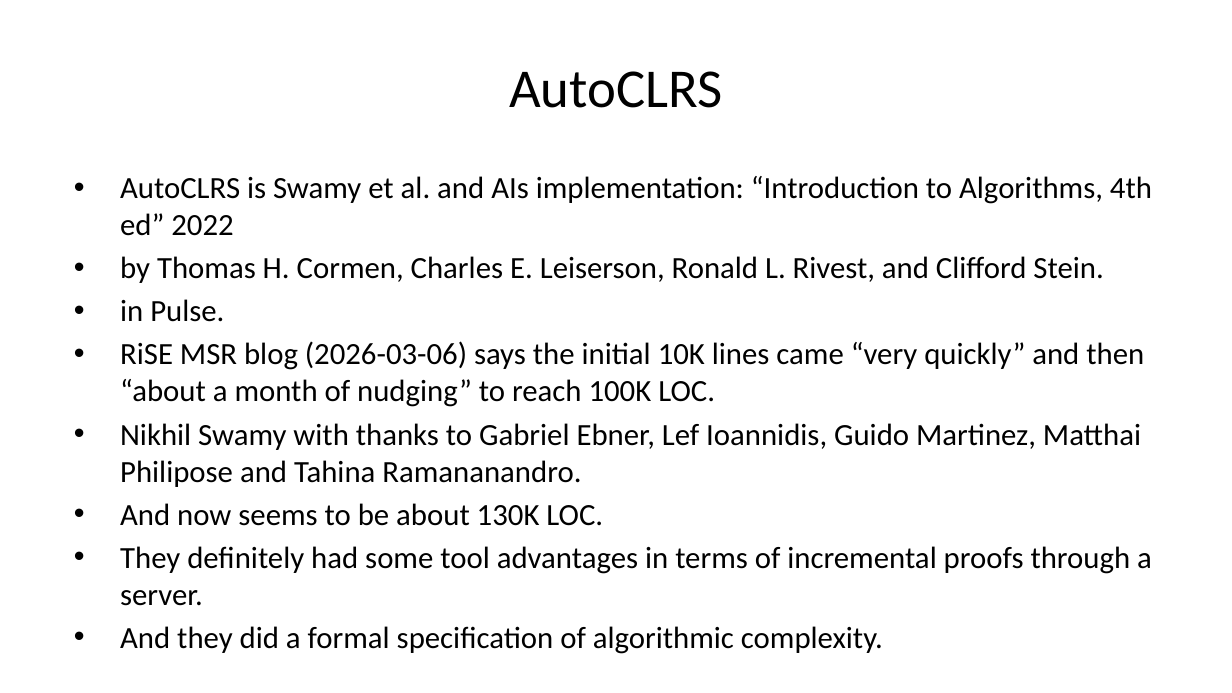
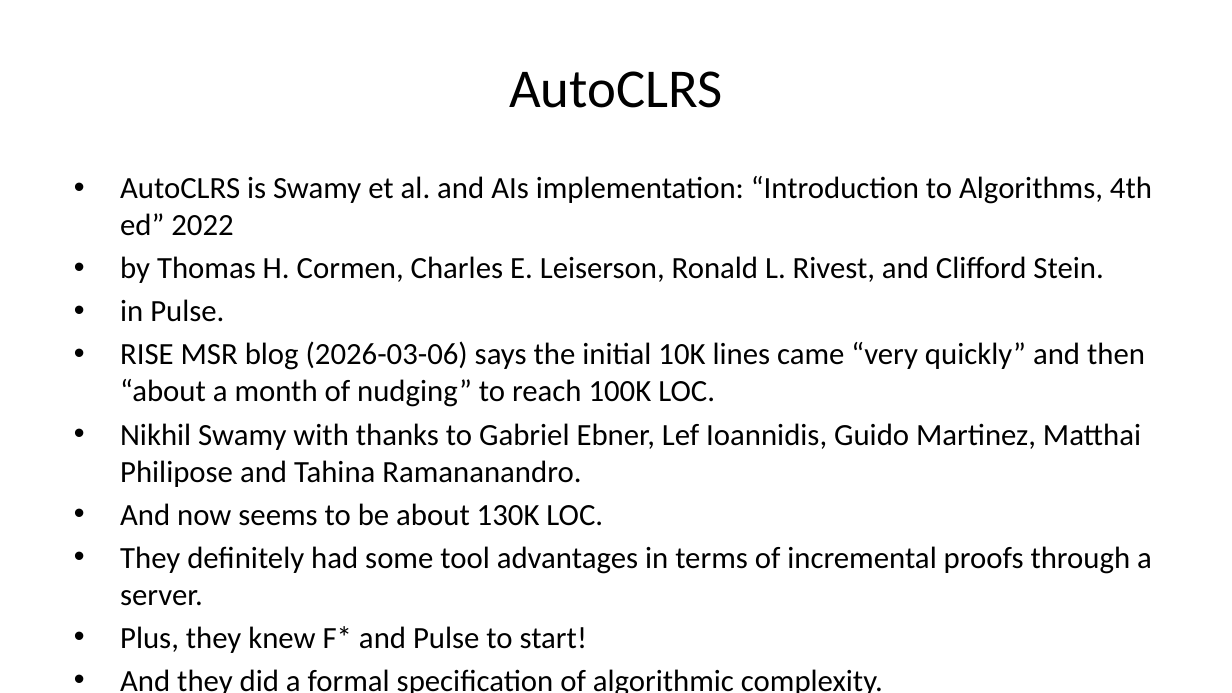
Before and after one commit to briangmilnes/APAS-VERUS, a slide deck: slide 33 of lectures/slidesMSR.pptx (slide 32 before the commit). Drawn at 1232x693 pixels with LibreOffice and Linux fonts; fonts in the diff are those of the drawing. Boxes give left, top, right and bottom in pixels: in the first picture for what was removed or moved away, otherwise in the second. Text is boxed around its words. In the diff, an @@ line names an element or a change of style, - is before the commit and + after.

```diff
--- a/lectures/slidesMSR.pptx
+++ b/lectures/slidesMSR.pptx
@@ text at bbox=[120, 341, 1145, 407]: text changed @@
-• RiSE MSR blog (2026-03-06) says the initial 10K lines came “very quickly” and then “about a month of nudging” to reach 100K LOC.
+• RISE MSR blog (2026-03-06) says the initial 10K lines came “very quickly” and then “about a month of nudging” to reach 100K LOC.
@@ text at bbox=[120, 626, 587, 653]: paragraph added @@
+• Plus, they knew F* and Pulse to start!
```
Also in this commit, not shown: 20 other slides changed, 1 slide added, 3 other files.
